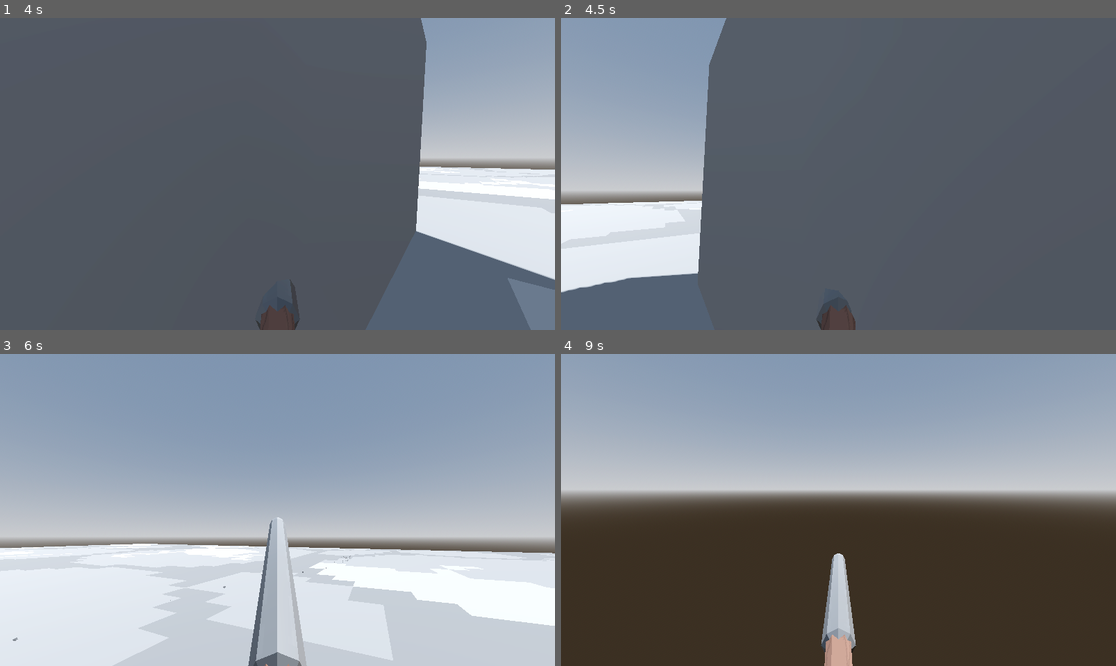
Above: before the commit, frames 1-4 (two rows, left to right).
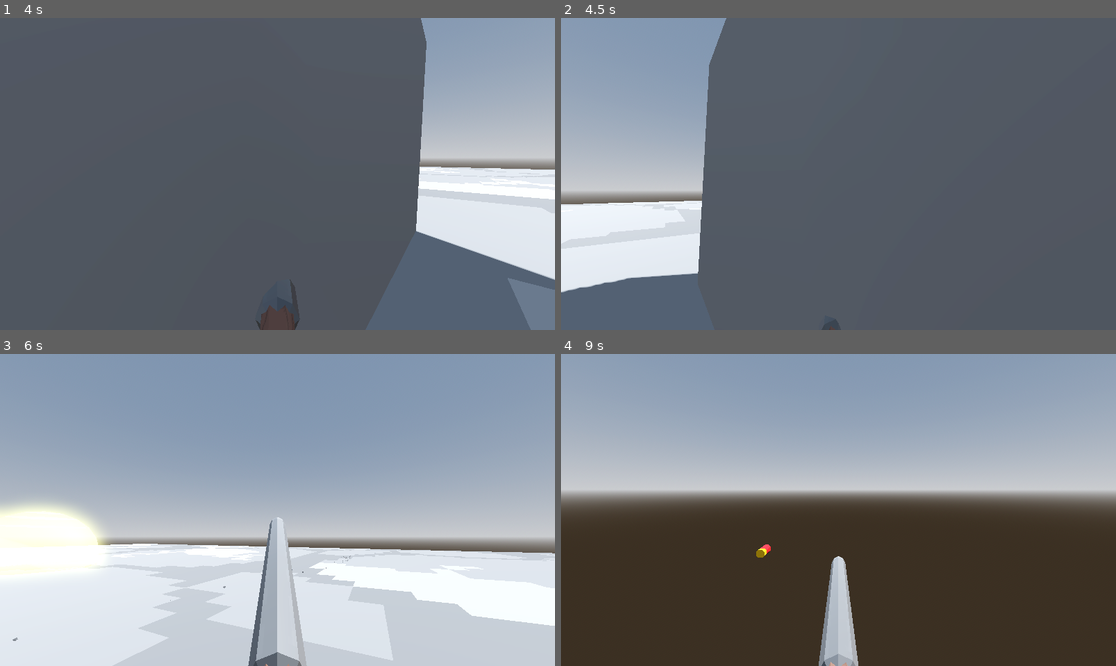
Above: after the commit, the same moments.

Repository: w40krocks/BoomerShooter
Game: Godot game, scene res://Worlds/TestWorld/TestWorld.tscn
Same seed, same stepped clock (60 frames per second), same inputs: the game is played once before the commit and once after it.
Inputs (mouse positions are in pixels of both pictures, inside the frame that each line leads up to):
- Up to frame 1 (4 s): move the mouse to (399, 158) at 0.52 s; press the mouse at (399, 158) at 0.53 s; hold D (Right) 0.53-1.28 s; tap Space (Jump) at 0.77, 1.52, 3.02, 3.77 s; right-click (399, 158) at 0.8 s; move the mouse to (249, 174) at 1.27 s; release the mouse at (249, 174) at 1.28 s; hold W (Forward) from 1.28 s (still down); right-click (249, 174) at 1.35 s; click (249, 174) at 1.55 s; move the mouse to (288, 167) at 2.02 s; press the mouse at (288, 167) at 2.03 s; right-click (288, 167) at 2.3 s; move the mouse to (271, 180) at 2.77 s; release the mouse at (271, 180) at 2.78 s; tap Mouse wheel down (ScrollDown) at 2.85 s; click (271, 180) at 3.05 s; move the mouse to (316, 177) at 3.52 s; hold Right mouse button (Alt Attack, bound only after the commit) from 3.53 s (still down); tap Mouse wheel up (ScrollUp) at 3.6 s
- Up to frame 2 (4.5 s): keep holding W (Forward); move the mouse to (794, 170) at 4.27 s; release Right mouse button (Alt Attack, bound only after the commit) at 4.28 s; right-click (794, 170) at 4.35 s
- Up to frame 3 (6 s): tap Space (Jump) at 4.52 s; click (233, 506) at 4.55 s; move the mouse to (283, 510) at 5.02 s; press the mouse at (283, 510) at 5.03 s; right-click (283, 510) at 5.3 s; move the mouse to (255, 503) at 5.77 s; release W (Forward) at 5.78 s; release the mouse at (255, 503) at 5.78 s; hold D (Right) from 5.78 s (still down); right-click (255, 503) at 5.85 s
- Up to frame 4 (9 s): tap Space (Jump) at 6.02, 6.77, 7.52 s; click (816, 503) at 6.05 s; move the mouse to (866, 510) at 6.52 s; release D (Right) at 6.53 s; press the mouse at (866, 510) at 6.53 s; hold W (Forward) 6.53-8.78 s; right-click (866, 510) at 6.8 s; move the mouse to (810, 510) at 7.27 s; release the mouse at (810, 510) at 7.28 s; tap Mouse wheel down (ScrollDown) at 7.35 s; click (810, 510) at 7.55 s; move the mouse to (849, 503) at 8.02 s; hold Right mouse button (Alt Attack, bound only after the commit) 8.03-8.78 s; tap Mouse wheel up (ScrollUp) at 8.1 s; move the mouse to (832, 516) at 8.77 s; hold A (Left) from 8.78 s (still down); right-click (832, 516) at 8.85 s

Frame 1 is identical in both runs. In frame 2, 0.3% of the frame differs, in the area x 46-54%, y 91-100%; in frame 3, 2.9%, in the area x 0-53%, y 47-70%; in frame 4, 0.8%.

Commit message:
Alternate Attacks for shotgun and pistol Implemented

Diff:
--- a/BoomerShooterV0.8/Character/Player/Player.tscn
+++ b/BoomerShooterV0.8/Character/Player/Player.tscn
@@ -124,7 +124,7 @@
 [sub_resource type="CylinderShape3D" id="CylinderShape3D_m6j64"]
 height = 0.1
 
-[node name="Player" type="CharacterBody3D" groups=["Player"]]
+[node name="Player" type="CharacterBody3D" groups=["ExplosionTrigger", "Player"]]
 script = ExtResource("1_4otma")
 MoveSpeed = 0.75
 JumpSpeed = 5.0
--- a/BoomerShooterV0.8/Item/UsedWeapons/BaseWeapon.gd
+++ b/BoomerShooterV0.8/Item/UsedWeapons/BaseWeapon.gd
@@ -55,7 +55,6 @@
 		return false
 
 func CanAttack(AnimationName : String): ##checks if the weapon is playing an animation with the same name that has been entered into it
-
 	if WeaponAnimator.current_animation == AnimationName:
 		#is playing animation
 		return false
@@ -67,5 +66,5 @@
 func AttackCheck(AnimationName : String):
 	pass
 
-func Attack():
+func Attack(AttackMinDamage,AttackMaxDamage):
 	pass
--- /dev/null
+++ b/BoomerShooterV0.8/Item/UsedWeapons/Explosion.tscn
@@ -0,0 +1,113 @@
+[gd_scene load_steps=8 format=3 uid="uid://bktf3kbahlk5k"]
+
+[ext_resource type="Script" uid="uid://c00wdnnn0dso3" path="res://Item/UsedWeapons/explosion.gd" id="1_s077j"]
+
+[sub_resource type="SphereShape3D" id="SphereShape3D_40q1i"]
+radius = 2.0
+
+[sub_resource type="Animation" id="Animation_s077j"]
+resource_name = "Explosion"
+length = 2.0
+tracks/0/type = "value"
+tracks/0/imported = false
+tracks/0/enabled = true
+tracks/0/path = NodePath(".:scale")
+tracks/0/interp = 2
+tracks/0/loop_wrap = true
+tracks/0/keys = {
+"times": PackedFloat32Array(0, 0.5, 1.5, 2),
+"transitions": PackedFloat32Array(1, 1, 1, 1),
+"update": 0,
+"values": [Vector3(0.1, 0.1, 0.1), Vector3(1, 1, 1), Vector3(1, 1, 1), Vector3(0.00999999, 0.00999999, 0.00999999)]
+}
+tracks/1/type = "value"
+tracks/1/imported = false
+tracks/1/enabled = true
+tracks/1/path = NodePath(".:monitoring")
+tracks/1/interp = 1
+tracks/1/loop_wrap = true
+tracks/1/keys = {
+"times": PackedFloat32Array(0, 1.5),
+"transitions": PackedFloat32Array(1, 1),
+"update": 1,
+"values": [true, false]
+}
+tracks/2/type = "method"
+tracks/2/imported = false
+tracks/2/enabled = true
+tracks/2/path = NodePath(".")
+tracks/2/interp = 1
+tracks/2/loop_wrap = true
+tracks/2/keys = {
+"times": PackedFloat32Array(2),
+"transitions": PackedFloat32Array(1),
+"values": [{
+"args": [],
+"method": &"Delete"
+}]
+}
+
+[sub_resource type="Animation" id="Animation_40q1i"]
+length = 0.001
+tracks/0/type = "value"
+tracks/0/imported = false
+tracks/0/enabled = true
+tracks/0/path = NodePath(".:scale")
+tracks/0/interp = 1
+tracks/0/loop_wrap = true
+tracks/0/keys = {
+"times": PackedFloat32Array(0),
+"transitions": PackedFloat32Array(1),
+"update": 0,
+"values": [Vector3(0.1, 0.1, 0.1)]
+}
+tracks/1/type = "value"
+tracks/1/imported = false
+tracks/1/enabled = true
+tracks/1/path = NodePath(".:monitoring")
+tracks/1/interp = 1
+tracks/1/loop_wrap = true
+tracks/1/keys = {
+"times": PackedFloat32Array(0),
+"transitions": PackedFloat32Array(1),
+"update": 1,
+"values": [true]
+}
+
+[sub_resource type="AnimationLibrary" id="AnimationLibrary_naj1l"]
+_data = {
+&"Explosion": SubResource("Animation_s077j"),
+&"RESET": SubResource("Animation_40q1i")
+}
+
+[sub_resource type="StandardMaterial3D" id="StandardMaterial3D_x158l"]
+transparency = 1
+cull_mode = 2
+albedo_color = Color(1, 1, 1, 0.25098)
+emission_enabled = true
+emission = Color(1, 0.607843, 0, 1)
+emission_energy_multiplier = 16.0
+
+[sub_resource type="SphereMesh" id="SphereMesh_6uohn"]
+material = SubResource("StandardMaterial3D_x158l")
+radius = 2.0
+height = 4.0
+radial_segments = 12
+rings = 10
+
+[node name="Explosion" type="Area3D"]
+transform = Transform3D(0.1, 0, 0, 0, 0.1, 0, 0, 0, 0.1, 0, 0, 0)
+script = ExtResource("1_s077j")
+
+[node name="CollisionShape3D2" type="CollisionShape3D" parent="."]
+shape = SubResource("SphereShape3D_40q1i")
+
+[node name="AnimationPlayer" type="AnimationPlayer" parent="."]
+libraries = {
+&"": SubResource("AnimationLibrary_naj1l")
+}
+
+[node name="MeshInstance3D" type="MeshInstance3D" parent="."]
+mesh = SubResource("SphereMesh_6uohn")
+
+[connection signal="body_entered" from="." to="." method="ExplosionEntered"]
--- a/BoomerShooterV0.8/Item/UsedWeapons/RayWeapon/Pistol/Pistol.gd
+++ b/BoomerShooterV0.8/Item/UsedWeapons/RayWeapon/Pistol/Pistol.gd
@@ -1,5 +1,43 @@
 extends RayWeapon
 class_name Pistol
 
+@onready var PistolWhip : Area3D = find_child("PistolWhip")
+
+
+
 func Update(delta : float):
-	AttackCheck("Attack")
+	if AttackCheck("Attack"):
+		pass
+
+	else:
+		AltAttack()
+
+
+
+func AltAttack():
+	if WeaponAnimator.current_animation == "Alt Attack":
+		if Input.is_action_pressed("Alt Attack"):
+			PistolWhip.monitoring = true
+			if WeaponAnimator.speed_scale < 8:
+				WeaponAnimator.speed_scale += 0.02
+		else:
+			PistolWhip.monitoring = false
+			WeaponAnimator.speed_scale = 1
+			if HasAmmoToFire():
+
+				WeaponAnimator.play("Attack")
+				Attack(MinDamage + WeaponAnimator.speed_scale /2,MaxDamage *WeaponAnimator.speed_scale /2)
+			else:
+				WeaponAnimator.play("RESET")
+	else:
+		if Input.is_action_just_pressed("Alt Attack"):
+			WeaponAnimator.play("Alt Attack")
+
+func WhipContact(body : Node3D):
+	if body.is_in_group("Player"):
+		pass
+	elif body is RigidBody3D:
+		print(transform.basis.z)
+		var temp = Vector3(-Manager.Player.transform.basis.z)
+		temp.y = 4
+		body.apply_force(temp * WeaponAnimator.speed_scale * 10)
--- a/BoomerShooterV0.8/Item/UsedWeapons/RayWeapon/Pistol/pistol.tscn
+++ b/BoomerShooterV0.8/Item/UsedWeapons/RayWeapon/Pistol/pistol.tscn
@@ -138,6 +138,50 @@
 
 [sub_resource type="Gradient" id="Gradient_s7nki"]
 colors = PackedColorArray(1, 1, 1, 0.784314, 0.268147, 0, 0.00779771, 0.784314)
+
+[sub_resource type="SphereShape3D" id="SphereShape3D_j4luq"]
+radius = 5.0
+
+[sub_resource type="Animation" id="Animation_j4luq"]
+resource_name = "Alt Attack"
+length = 2.0
+loop_mode = 1
+tracks/0/type = "value"
+tracks/0/imported = false
+tracks/0/enabled = true
+tracks/0/path = NodePath("WeaponVisuals/BarrelController:rotation")
+tracks/0/interp = 1
+tracks/0/loop_wrap = true
+tracks/0/keys = {
+"times": PackedFloat32Array(0, 1, 2),
+"transitions": PackedFloat32Array(1, 1, 1),
+"update": 0,
+"values": [Vector3(0, 0, 0), Vector3(0, 3.14159, 0), Vector3(0, 6.28319, 0)]
+}
+tracks/1/type = "value"
+tracks/1/imported = false
+tracks/1/enabled = true
+tracks/1/path = NodePath("WeaponVisuals:rotation")
+tracks/1/interp = 2
+tracks/1/loop_wrap = true
+tracks/1/keys = {
+"times": PackedFloat32Array(0.0666667, 0.2),
+"transitions": PackedFloat32Array(1, 1),
+"update": 0,
+"values": [Vector3(-0.174533, 0, -0.1309), Vector3(-0.349066, 0, -0.1309)]
+}
+tracks/2/type = "value"
+tracks/2/imported = false
+tracks/2/enabled = true
+tracks/2/path = NodePath("WeaponVisuals/BarrelController/Barrel:position")
+tracks/2/interp = 1
+tracks/2/loop_wrap = true
+tracks/2/keys = {
+"times": PackedFloat32Array(0.0333333),
+"transitions": PackedFloat32Array(1),
+"update": 0,
+"values": [Vector3(0, 0, 0)]
+}
 
 [sub_resource type="Animation" id="Animation_jalo8"]
 resource_name = "Attack"
@@ -149,7 +193,7 @@
 tracks/0/interp = 2
 tracks/0/loop_wrap = true
 tracks/0/keys = {
-"times": PackedFloat32Array(0, 0.0666667, 0.25),
+"times": PackedFloat32Array(0, 0.0667, 0.25),
 "transitions": PackedFloat32Array(0.594603, 1.41421, 1),
 "update": 0,
 "values": [Vector3(0, 0, 0), Vector3(0.349066, 0, 0), Vector3(0, 0, 0)]
@@ -178,6 +222,18 @@
 "update": 1,
 "values": [true]
 }
+tracks/3/type = "value"
+tracks/3/imported = false
+tracks/3/enabled = true
+tracks/3/path = NodePath("WeaponVisuals/BarrelController:rotation")
+tracks/3/interp = 2
+tracks/3/loop_wrap = true
+tracks/3/keys = {
+"times": PackedFloat32Array(0.25),
+"transitions": PackedFloat32Array(1),
+"update": 0,
+"values": [Vector3(0, 0, 0)]
+}
 
 [sub_resource type="Animation" id="Animation_tlgb4"]
 length = 0.001
@@ -217,9 +273,22 @@
 "update": 1,
 "values": [false]
 }
+tracks/3/type = "value"
+tracks/3/imported = false
+tracks/3/enabled = true
+tracks/3/path = NodePath("WeaponVisuals/BarrelController:rotation")
+tracks/3/interp = 1
+tracks/3/loop_wrap = true
+tracks/3/keys = {
+"times": PackedFloat32Array(0),
+"transitions": PackedFloat32Array(1),
+"update": 0,
+"values": [Vector3(0, 0, 0)]
+}
 
 [sub_resource type="AnimationLibrary" id="AnimationLibrary_uhaiu"]
 _data = {
+&"Alt Attack": SubResource("Animation_j4luq"),
 &"Attack": SubResource("Animation_jalo8"),
 &"RESET": SubResource("Animation_tlgb4")
 }
@@ -281,6 +350,13 @@
 color_ramp = SubResource("Gradient_yugek")
 color_initial_ramp = SubResource("Gradient_s7nki")
 
+[node name="PistolWhip" type="Area3D" parent="WeaponVisuals/EndOfBarrel"]
+monitoring = false
+
+[node name="CollisionShape3D" type="CollisionShape3D" parent="WeaponVisuals/EndOfBarrel/PistolWhip"]
+transform = Transform3D(0.999769, 0.00175605, -0.0214298, 0.00175602, 0.986662, 0.162775, 0.0214298, -0.162775, 0.98643, 0, 0, -3.272)
+shape = SubResource("SphereShape3D_j4luq")
+
 [node name="RayCast3D" type="RayCast3D" parent="."]
 target_position = Vector3(0, 0, -10)
 
@@ -290,3 +366,5 @@
 }
 
 [node name="Camera3D" type="Camera3D" parent="."]
+
+[connection signal="body_entered" from="WeaponVisuals/EndOfBarrel/PistolWhip" to="." method="WhipContact"]
--- a/BoomerShooterV0.8/Item/UsedWeapons/RayWeapon/RayWeapon.gd
+++ b/BoomerShooterV0.8/Item/UsedWeapons/RayWeapon/RayWeapon.gd
@@ -34,19 +34,19 @@
 							RayReset()
 						else:
 							WeaponRayRandomiser()
-						Attack()
+						Attack(MinDamage,MaxDamage)
 					return true
 				1:
 					WeaponAnimator.play(AnimationName)
 					for i in WeaponSplinter:
 						WeaponRayRandomiser()
-						Attack()
+						Attack(MinDamage,MaxDamage)
 					return true
 				2:
 					#isnt firing
 					pass
 
-func Attack():
+func Attack(AttackMinDamage,AttackMaxDamage):
 	if WeaponRay.is_colliding():
 		CreateBulletTrail(WeaponRay.get_collision_point())
 		if WeaponRay.get_collider() is BaseCharacter:
--- /dev/null
+++ b/BoomerShooterV0.8/Item/UsedWeapons/RayWeapon/Shotgun/ExplosiveShell.gd
@@ -0,0 +1,15 @@
+extends RigidBody3D
+
+@export var Explosion : PackedScene
+
+
+func Collided(body: Node) -> void:
+	if body.is_in_group("ExplosionTrigger"):
+		Explode()
+
+
+func Explode():
+	var temp = Explosion.instantiate()
+	temp.position = global_position
+	get_tree().current_scene.add_child(temp)
+	self.queue_free()
--- /dev/null
+++ b/BoomerShooterV0.8/Item/UsedWeapons/RayWeapon/Shotgun/ExplosiveShotgunShell.tscn
@@ -0,0 +1,32 @@
+[gd_scene load_steps=6 format=3 uid="uid://ru3fw6beddmo"]
+
+[ext_resource type="Script" uid="uid://bu1apcscjiixh" path="res://Item/UsedWeapons/RayWeapon/Shotgun/ExplosiveShell.gd" id="1_q85sh"]
+[ext_resource type="PackedScene" uid="uid://lg1uof4gvwey" path="res://Item/UsedWeapons/RayWeapon/Shotgun/Model/ShotgunShell.glb" id="1_ro1ux"]
+[ext_resource type="PackedScene" uid="uid://bktf3kbahlk5k" path="res://Item/UsedWeapons/Explosion.tscn" id="2_b28mb"]
+
+[sub_resource type="PhysicsMaterial" id="PhysicsMaterial_ro1ux"]
+bounce = 1.0
+
+[sub_resource type="CapsuleShape3D" id="CapsuleShape3D_q85sh"]
+radius = 0.75
+height = 3.0
+
+[node name="RigidBody3D" type="RigidBody3D"]
+mass = 0.1
+physics_material_override = SubResource("PhysicsMaterial_ro1ux")
+gravity_scale = 0.5
+script = ExtResource("1_q85sh")
+Explosion = ExtResource("2_b28mb")
+
+[node name="CollisionShape3D" type="CollisionShape3D" parent="."]
+transform = Transform3D(1.91069e-16, 4.37114e-09, 0.1, 0.1, -4.37114e-09, 0, 4.37114e-09, 0.1, -4.37114e-09, 0, 0, 0)
+shape = SubResource("CapsuleShape3D_q85sh")
+
+[node name="ShotgunShell" parent="." instance=ExtResource("1_ro1ux")]
+transform = Transform3D(1.91069e-16, 4.37114e-09, -0.1, 0.1, -4.37114e-09, 0, -4.37114e-09, -0.1, -4.37114e-09, 0, 0, 0)
+
+[node name="Timer" type="Timer" parent="."]
+autostart = true
+
+[connection signal="body_entered" from="." to="." method="Collided"]
+[connection signal="timeout" from="Timer" to="." method="Explode"]
--- /dev/null
+++ b/BoomerShooterV0.8/Item/UsedWeapons/RayWeapon/Shotgun/Model/ShotgunShell.tres
@@ -0,0 +1,7 @@
+[gd_resource type="StandardMaterial3D" load_steps=2 format=3 uid="uid://dxvlc2td3eejm"]
+
+[ext_resource type="Texture2D" uid="uid://dyeswnc23cmx6" path="res://Item/UsedWeapons/RayWeapon/Shotgun/Model/Shotgun Shell texture.png" id="1_mwp4w"]
+
+[resource]
+albedo_texture = ExtResource("1_mwp4w")
+texture_filter = 0
--- a/BoomerShooterV0.8/Item/UsedWeapons/RayWeapon/Shotgun/Shotgun.gd
+++ b/BoomerShooterV0.8/Item/UsedWeapons/RayWeapon/Shotgun/Shotgun.gd
@@ -2,6 +2,7 @@
 class_name Shotgun
 
 @export var KnockbackAmount : float
+@export var ExplosiveShell : PackedScene
 @onready var temp : float = 0
 
 func Update(delta : float):
@@ -10,8 +11,13 @@
 func PhysicsUpdate(delta : float):
 	if Manager.Player.is_on_floor():
 			temp = KnockbackAmount
-	if AttackCheck("Attack") and not Manager.Player.is_on_floor():
-		ShotgunKickBack()
+	if AttackCheck("Attack"):
+		if not Manager.Player.is_on_floor():
+			ShotgunKickBack()
+	elif Input.is_action_just_pressed("Alt Attack"):
+
+		if CanAttack("Alt Attack") and CanAttack("Attack"):
+			AltAttack()
 
 func ShotgunKickBack():
 	Manager.Player.velocity.x += Manager.Player.transform.basis.z.x * temp
@@ -19,3 +25,15 @@
 	Manager.Player.velocity.y += Manager.Player.find_child("PlayerCam").transform.basis.z.y * temp
 	Manager.Player.Momentum = Manager.Player.velocity
 	temp /= 2
+
+func AltAttack():
+	WeaponAnimator.play("Alt Attack")
+	var temp = ExplosiveShell.instantiate()
+	var tempVal : Vector3
+	temp.rotation = temp.rotation + Manager.Player.rotation
+	temp.rotation.y = temp.rotation.y + Manager.Player.find_child("PlayerCam").rotation.y
+	tempVal = Manager.Player.transform.basis.z
+	tempVal.y = Manager.Player.find_child("PlayerCam").transform.basis.z.y
+	temp.apply_force(Manager.Player.velocity - tempVal *50)
+	temp.position = EndOfBarrel.global_position
+	get_tree().current_scene.add_child(temp)
--- a/BoomerShooterV0.8/Item/UsedWeapons/RayWeapon/Shotgun/Shotgun.tscn
+++ b/BoomerShooterV0.8/Item/UsedWeapons/RayWeapon/Shotgun/Shotgun.tscn
@@ -1,8 +1,9 @@
-[gd_scene load_steps=12 format=3 uid="uid://ki86jrhl08c6"]
+[gd_scene load_steps=14 format=3 uid="uid://ki86jrhl08c6"]
 
 [ext_resource type="Script" uid="uid://djh8juius1dhw" path="res://Item/UsedWeapons/RayWeapon/Shotgun/Shotgun.gd" id="1_ywklo"]
 [ext_resource type="PackedScene" uid="uid://di7dixdjyfbv1" path="res://Item/UsedWeapons/RayWeapon/Shotgun/ShotgunHitParticle.tscn" id="2_hav5h"]
 [ext_resource type="PackedScene" uid="uid://mcyndiu5wsyh" path="res://Item/UsedWeapons/RayWeapon/Shotgun/Model/ShotgunV3.glb" id="2_kwtx2"]
+[ext_resource type="PackedScene" uid="uid://ru3fw6beddmo" path="res://Item/UsedWeapons/RayWeapon/Shotgun/ExplosiveShotgunShell.tscn" id="2_utiq8"]
 [ext_resource type="PackedScene" uid="uid://dkmtm7lci0mw7" path="res://Item/UsedWeapons/RayWeapon/WeaponTrail/Gun Trail.tscn" id="3_utiq8"]
 
 [sub_resource type="StandardMaterial3D" id="StandardMaterial3D_hav5h"]
@@ -126,8 +127,24 @@
 "values": [Vector3(1, 1, 1)]
 }
 
+[sub_resource type="Animation" id="Animation_dobkn"]
+resource_name = "Alt Attack"
+tracks/0/type = "value"
+tracks/0/imported = false
+tracks/0/enabled = true
+tracks/0/path = NodePath("WeaponVisuals:position")
+tracks/0/interp = 2
+tracks/0/loop_wrap = true
+tracks/0/keys = {
+"times": PackedFloat32Array(0, 0.2, 0.733333),
+"transitions": PackedFloat32Array(1, 1, 1),
+"update": 0,
+"values": [Vector3(0, -0.6, -1), Vector3(0, -0.6, -0.7), Vector3(0, -0.6, -1)]
+}
+
 [sub_resource type="AnimationLibrary" id="AnimationLibrary_dobkn"]
 _data = {
+&"Alt Attack": SubResource("Animation_dobkn"),
 &"Attack": SubResource("Animation_hav5h"),
 &"RESET": SubResource("Animation_utiq8")
 }
@@ -135,6 +152,7 @@
 [node name="Shotgun" type="Node3D" node_paths=PackedStringArray("WeaponRay", "EndOfBarrel", "WeaponVisuals", "WeaponAnimator")]
 script = ExtResource("1_ywklo")
 KnockbackAmount = 7.5
+ExplosiveShell = ExtResource("2_utiq8")
 WeaponSplinter = 15
 RayRandomRange = Vector2(5, 10)
 WeaponRay = NodePath("RayCast3D")
@@ -184,3 +202,5 @@
 
 [node name="RayCast3D" type="RayCast3D" parent="."]
 target_position = Vector3(0, 0, -20)
+
+[node name="AudioStreamPlayer3D" type="AudioStreamPlayer3D" parent="."]
--- /dev/null
+++ b/BoomerShooterV0.8/Item/UsedWeapons/explosion.gd
@@ -0,0 +1,13 @@
+extends Node3D
+
+@export var Damage : float
+
+func _ready() -> void:
+	$AnimationPlayer.play("Explosion")
+
+func ExplosionEntered(body : Node3D):
+	if body is BaseCharacter:
+		body.HealthChange(Damage)
+
+func Delete():
+	self.queue_free()
--- a/BoomerShooterV0.8/project.godot
+++ b/BoomerShooterV0.8/project.godot
@@ -38,6 +38,7 @@
 
 Player="This defines the Player character"
 Launchable=""
+ExplosionTrigger="If an explosive hits this it will explode"
 
 [input]
 
@@ -96,3 +97,8 @@
 "events": [Object(InputEventMouseButton,"resource_local_to_scene":false,"resource_name":"","device":-1,"window_id":0,"a …(253 unchanged characters)…
 ]
 }
+"Alt Attack"={
+"deadzone": 0.2,
+"events": [Object(InputEventMouseButton,"resource_local_to_scene":false,"resource_name":"","device":-1,"window_id":0,"alt_pressed":false,"shift_pressed":false,"ctrl_pressed":false,"meta_pressed":false,"button_mask":0,"position":Vector2(0, 0),"global_position":Vector2(0, 0),"factor":1.0,"button_index":2,"canceled":false,"pressed":false,"double_click":false,"script":null)
+]
+}
Not shown: 1 places in BoomerShooterV0.8/Item/UsedWeapons/RayWeapon/Pistol/pistol.tscn that only renumber resources
Not shown, added: BoomerShooterV0.8/Item/UsedWeapons/RayWeapon/Shotgun/ExplosiveShell.gd.uid
Binary file added: BoomerShooterV0.8/Item/UsedWeapons/RayWeapon/Shotgun/Model/Shotgun Shell texture.png
Not shown, added: BoomerShooterV0.8/Item/UsedWeapons/RayWeapon/Shotgun/Model/Shotgun Shell texture.png.import
Binary file added: BoomerShooterV0.8/Item/UsedWeapons/RayWeapon/Shotgun/Model/ShotgunShell.glb
Not shown, added: BoomerShooterV0.8/Item/UsedWeapons/RayWeapon/Shotgun/Model/ShotgunShell.glb.import
Not shown, added: BoomerShooterV0.8/Item/UsedWeapons/explosion.gd.uid
Not shown, changed: BoomerShooterV0.8/V0.8Clips/Clips.avi
